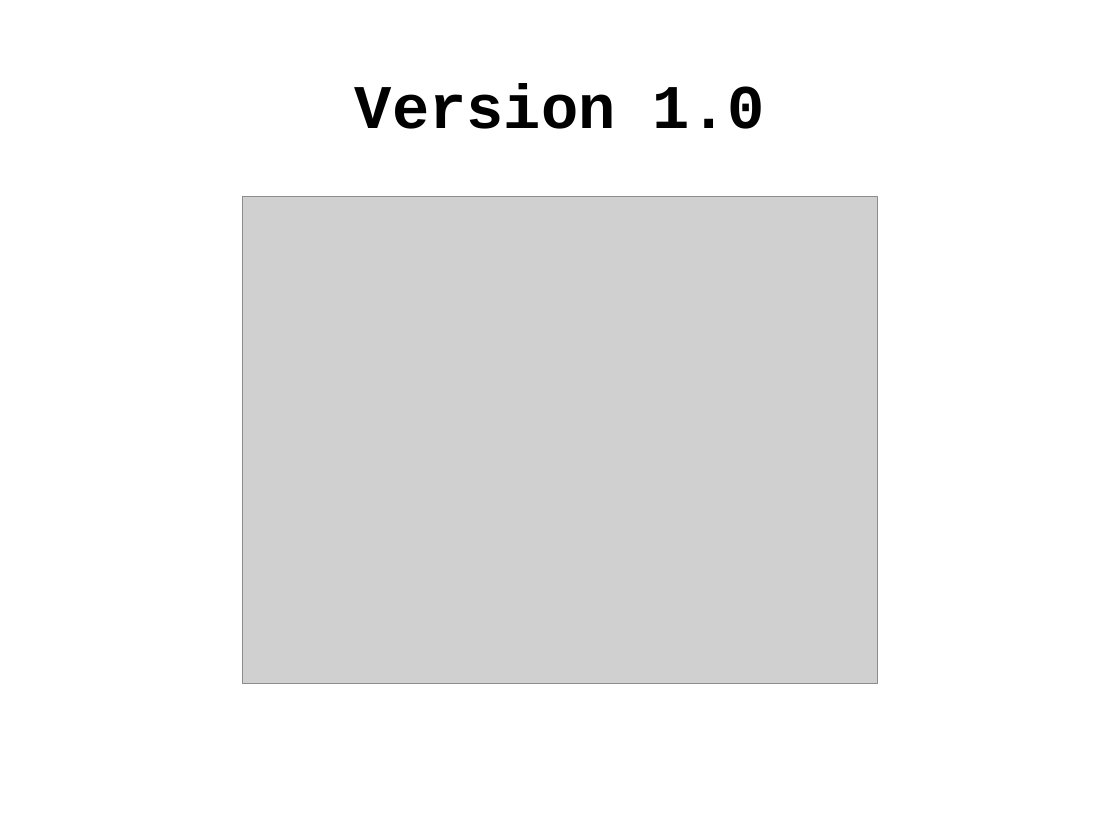
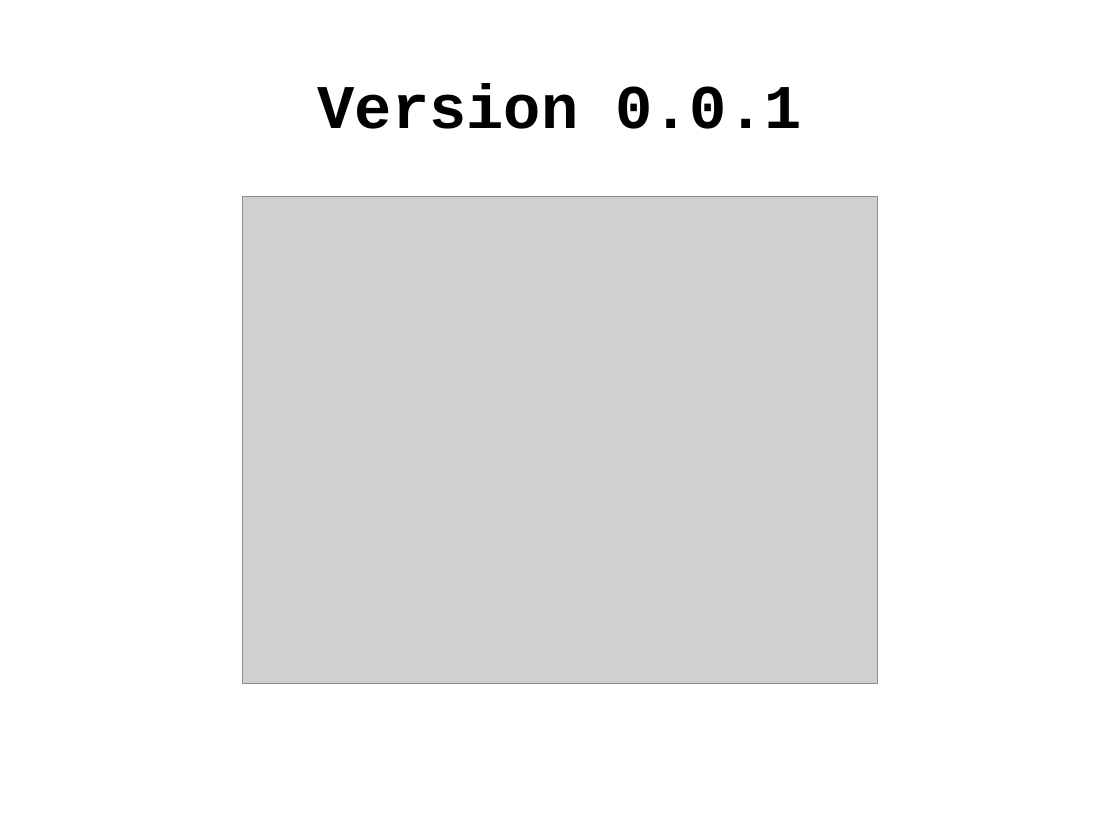
Before and after one commit to erlaan/git2web, a slide deck: slide 10 of log/presentation.odp (slide 9 before the commit). Drawn at 1120x840 pixels with LibreOffice and Linux fonts; fonts in the diff are those of the drawing; grey boxes stand for pictures. Boxes give left, top, right and bottom in pixels: in the first picture for what was removed or moved away, otherwise in the second. Text is boxed around its words. In the diff, an @@ line names an element or a change of style, - is before the commit and + after.

```diff
--- a/log/presentation.odp
+++ b/log/presentation.odp
@@ title at <box>318,84,802,129</box>: text changed @@
-Version 1.0
+Version 0.0.1
```
Also in this commit, not shown: 4 other slides changed, 3 slides added, 2 slides removed, 4 other files.
